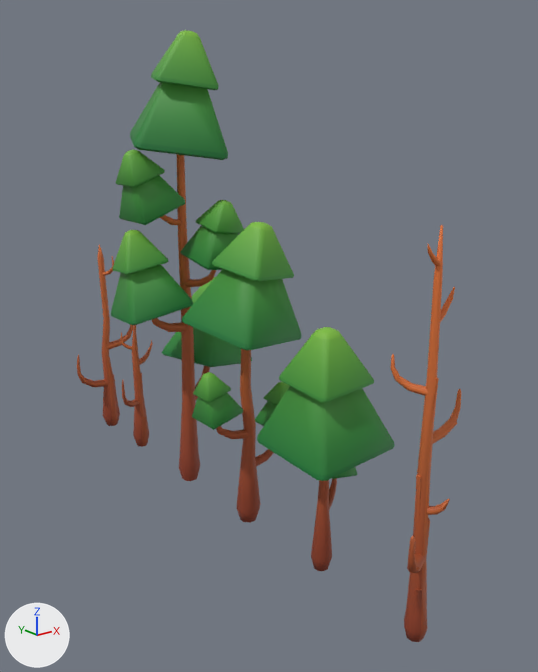
The glTF model glb/assets/trees/tree.glb, before and after one commit.
Before and after are seen from a 50 mm lens placed at (-1.4, -7.26, 8.93), pointed at (8.43, 5.03, 4.02). The axes (+X, +Y, +Z) are drawn at lower left. The lights are the same throughout. The first picture is the older version. Objects named as collision shapes, trigger or cutter boxes, shadow casters or lower levels of detail are left out. Where no turn or scale is listed for an object, it has been applied to the vertices.

In view in the first picture: 'Tree_4_A_Color1', 'Tree_4_B_Color1', 'Tree_4_C_Color1', 'Tree_Bare_2_A_Color1', 'Tree_Bare_2_B_Color1', 'Tree_Bare_2_C_Color1'.
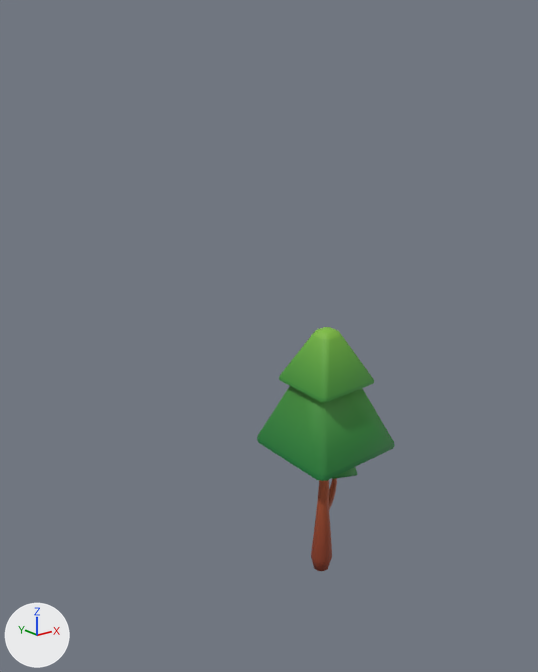
The newer file is also turned or shifted as a whole; pictures and numbers use the older file's frame.

Edits to the bpy script that builds the scene:
```text
Remove ob_tree_4_c_color1:
    ob_tree_4_c_color1 = bpy.data.objects.new('Tree_4_C_Color1', me_tree_4_c_color1)
    ob_tree_4_c_color1.location = (7.83, 7.54, 0.0)
Remove ob_tree_4_b_color1:
    ob_tree_4_b_color1 = bpy.data.objects.new('Tree_4_B_Color1', me_tree_4_b_color1)
    ob_tree_4_b_color1.location = (7.83, 5.04, 0.0)
Remove ob_tree_bare_2_b_color1:
    ob_tree_bare_2_b_color1 = bpy.data.objects.new('Tree_Bare_2_B_Color1', me_tree_bare_2_b_color1)
    ob_tree_bare_2_b_color1.location = (7.83, 11.84, 0.0)
Remove ob_tree_bare_2_c_color1:
    ob_tree_bare_2_c_color1 = bpy.data.objects.new('Tree_Bare_2_C_Color1', me_tree_bare_2_c_color1)
    ob_tree_bare_2_c_color1.location = (7.83, 0.0, 0.0)
Remove ob_tree_bare_2_a_color1:
    ob_tree_bare_2_a_color1 = bpy.data.objects.new('Tree_Bare_2_A_Color1', me_tree_bare_2_a_color1)
    ob_tree_bare_2_a_color1.location = (7.83, 10.02, 0.0)
```

Changed parts and their boxes (x1, y1, x2, y2) in the pictures (538 x 672 px):
'Tree_4_C_Color1', deleted (green)
    before: (111, 30, 252, 481)
'Tree_4_B_Color1', deleted (green)
    before: (182, 222, 302, 523)
'Tree_Bare_2_C_Color1', deleted (brown)
    before: (390, 225, 461, 642)
'Tree_Bare_2_B_Color1', deleted (brown)
    before: (77, 245, 133, 426)
'Tree_Bare_2_A_Color1', deleted (brown)
    before: (120, 325, 152, 447)
